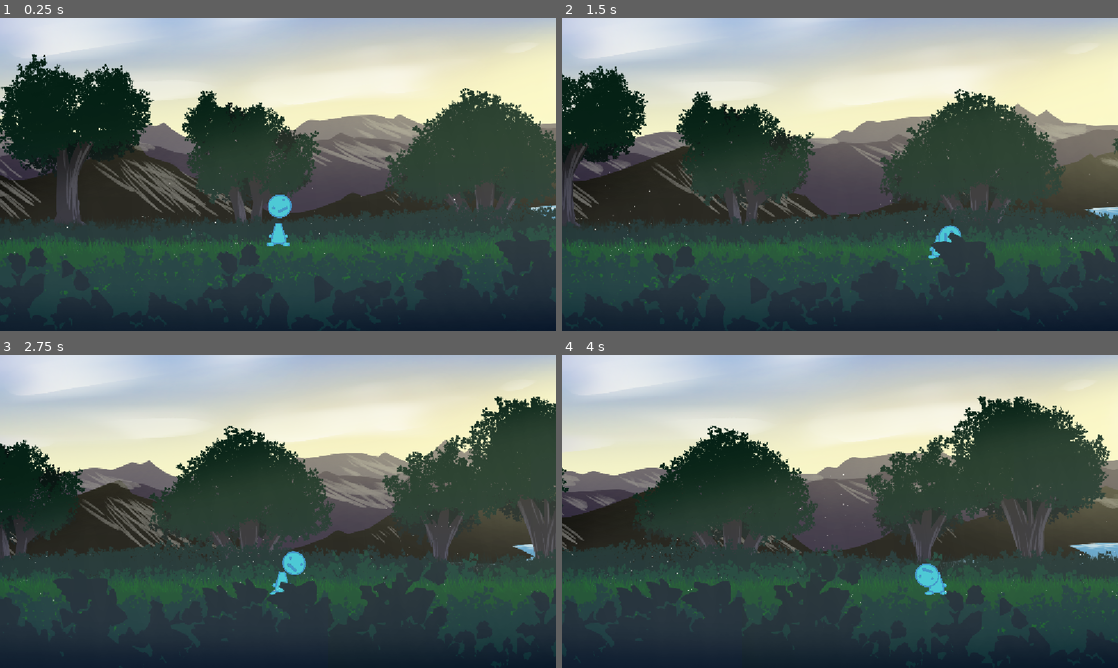
Above: before the commit, frames 1-4 (two rows, left to right).
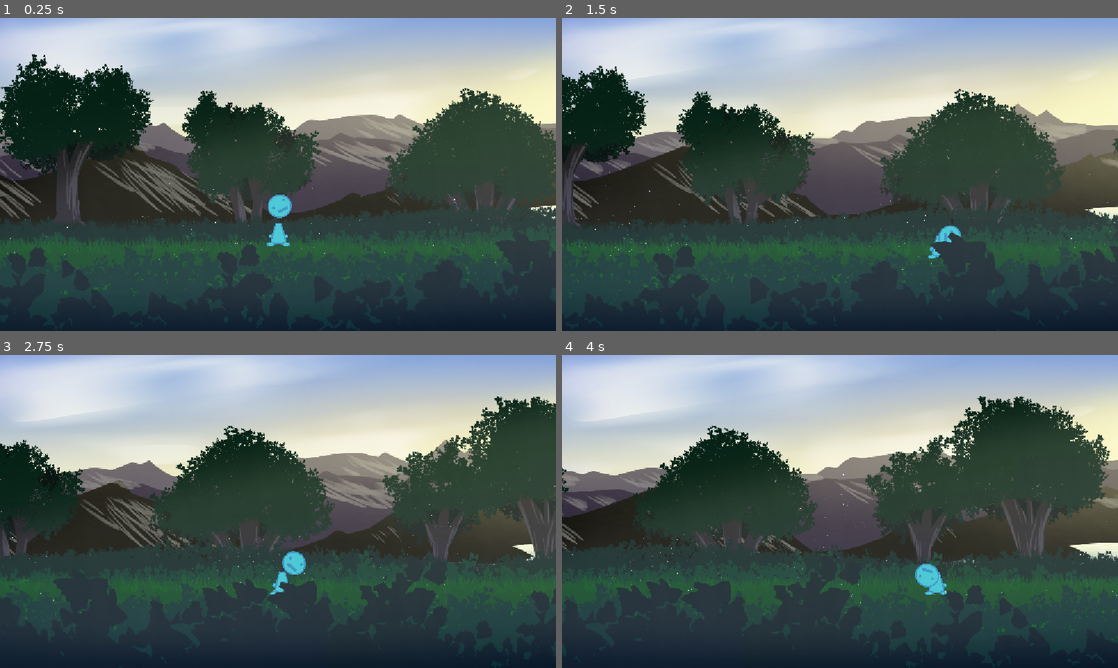
Above: after the commit, the same moments.

Repository: average4136/head-over-heels-game
Game: Godot game, scene res://Scenes/level-main.tscn
Same seed, same stepped clock (60 frames per second), same inputs: the game is played once before the commit and once after it. This scene is started directly instead of the project's main scene.
Inputs:
- Up to frame 1 (0.25 s): no input
- Up to frame 2 (1.5 s): tap Enter (ui_accept) at 0.5 s; hold D (move_right) from 0.53 s (still down); tap Space (jump) at 0.77 s
- Up to frame 3 (2.75 s): tap Space (jump) at 1.52 s; release D (move_right) at 2.03 s; hold A (move_left) from 2.03 s (still down)
- Up to frame 4 (4 s): release A (move_left) at 2.78 s; hold D (move_right) from 2.78 s (still down); tap Space (jump) at 3.02, 3.77 s

The runs differ from the first frame. In frame 1, 13% of the frame differs, in the area x 0-100%, y 0-65%; in frame 2, 14%; in frame 3, 15%, in the area x 0-100%, y 0-66%; in frame 4, 15%.

Commit message:
Update level-main.tscn

Diff:
--- a/Scenes/level-main.tscn
+++ b/Scenes/level-main.tscn
@@ -19,7 +19,7 @@
 [node name="Node2D" type="Node2D" unique_id=334051840]
 
 [node name="BACKGROUND" type="Parallax2D" parent="." unique_id=1725807803]
-scroll_scale = Vector2(0.01, 0.5)
+scroll_scale = Vector2(0.01, 1)
 scroll_offset = Vector2(38, -3216)
 
 [node name="Sprite2D2" type="Sprite2D" parent="BACKGROUND" unique_id=799623932]
